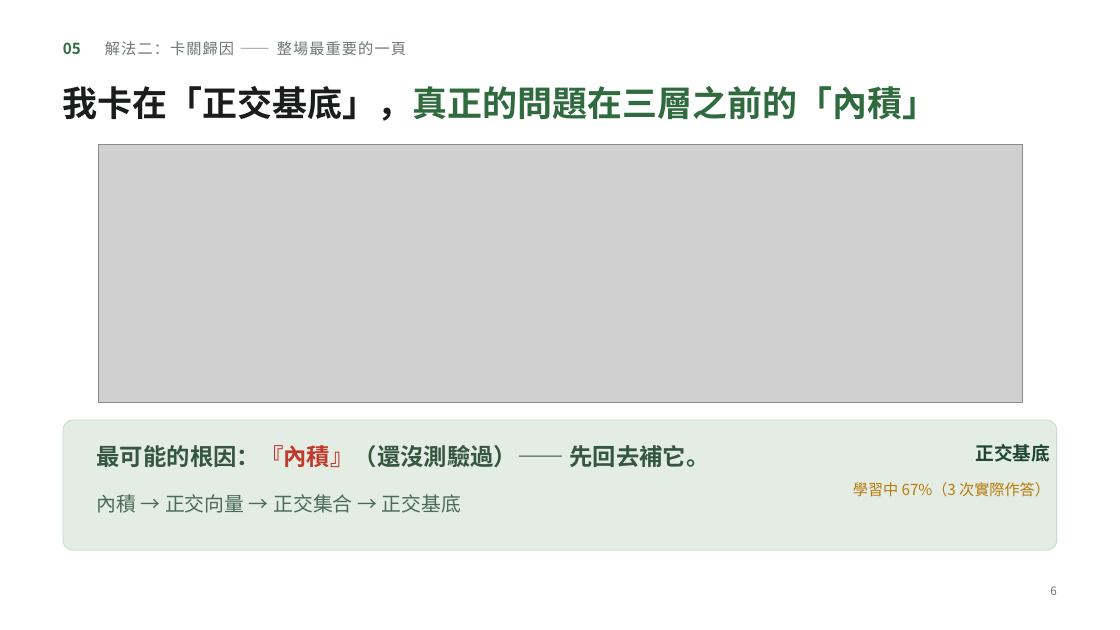
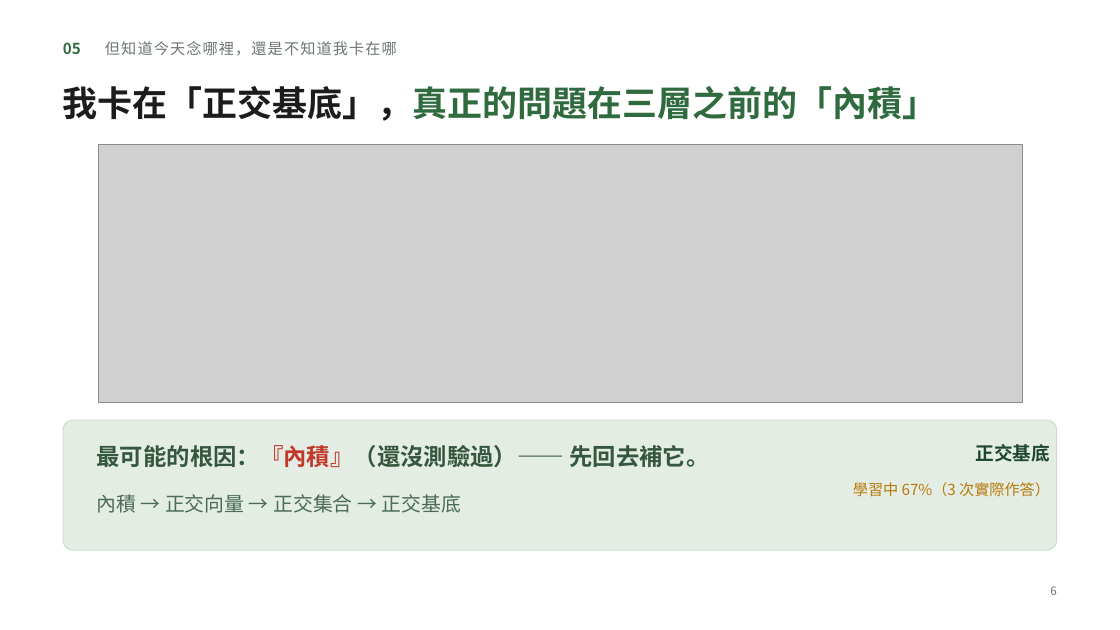
Before and after one commit to PeterTasi/avocado, a slide deck: slide 6 of AdaptLearn-6min.pptx. Drawn at 1120x630 pixels with LibreOffice and Linux fonts; fonts in the diff are those of the drawing; grey boxes stand for pictures. Boxes give left, top, right and bottom in pixels: in the first picture for what was removed or moved away, otherwise in the second. Text is boxed around its words. In the diff, an @@ line names an element or a change of style, - is before the commit and + after.

```diff
--- a/AdaptLearn-6min.pptx
+++ b/AdaptLearn-6min.pptx
@@ text at (105, 41, 397, 56): text changed @@
-解法二：卡關歸因 —— 整場最重要的一頁
+但知道今天念哪裡，還是不知道我卡在哪
```
Also in this commit, not shown: 6 other slides changed, 1 other file.
